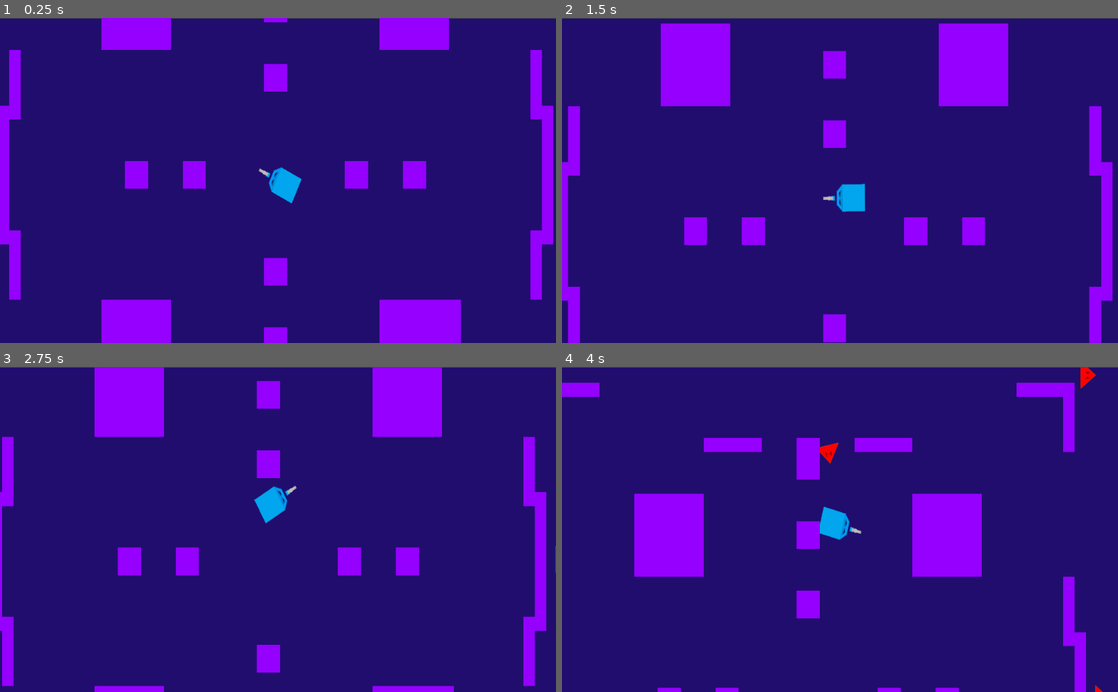
Above: before the commit, frames 1-4 (two rows, left to right).
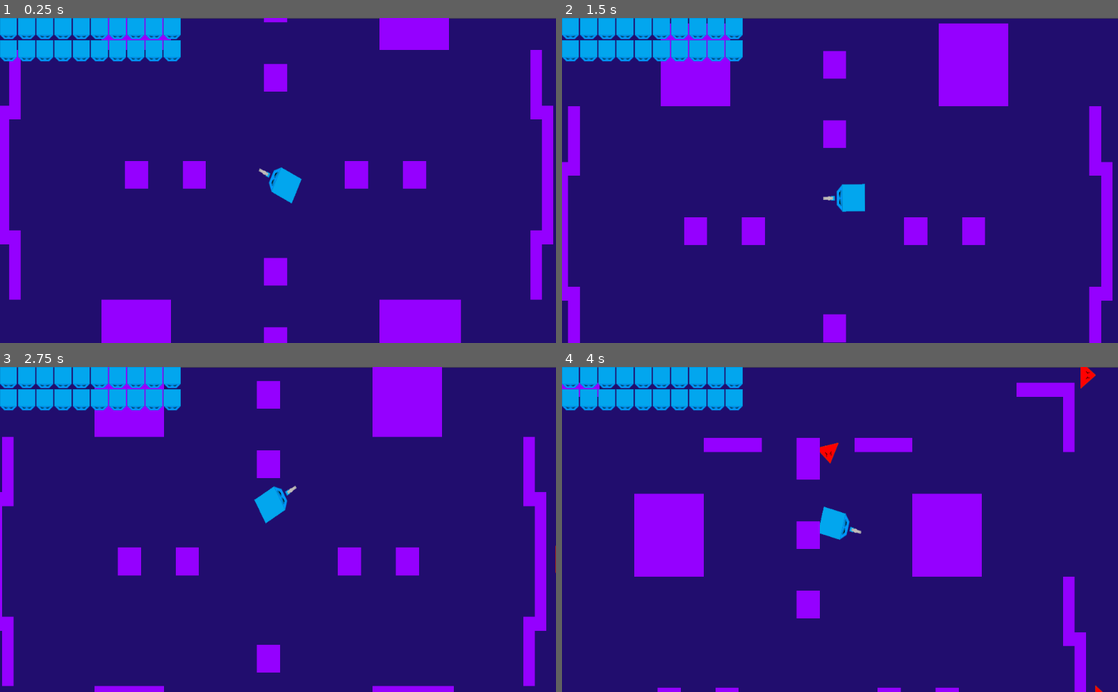
Above: after the commit, the same moments.

Repository: chaco470/CubeCrawler
Game: Godot game, scene res://Assets/Scenes/World.tscn
Same seed, same stepped clock (60 frames per second), same inputs: the game is played once before the commit and once after it.
Inputs (mouse positions are in pixels of both pictures, inside the frame that each line leads up to):
- Up to frame 1 (0.25 s): no input
- Up to frame 2 (1.5 s): tap Enter at 0.5 s; move the mouse to (962, 164) at 0.52 s; press the mouse at (962, 164) at 0.53 s; hold Up (_up) 0.53-1.28 s; move the mouse to (728, 196) at 1.27 s; release the mouse at (728, 196) at 1.28 s; hold Down (_down) from 1.28 s (still down); tap Right (_rigth) at 1.35 s
- Up to frame 3 (2.75 s): move the mouse to (333, 458) at 2.02 s; release Down (_down) at 2.03 s; press the mouse at (333, 458) at 2.03 s; hold Up (_up) from 2.03 s (still down)
- Up to frame 4 (4 s): move the mouse to (812, 594) at 2.77 s; release the mouse at (812, 594) at 2.78 s; tap Right (_rigth) at 2.85 s; move the mouse to (1006, 578) at 3.52 s; release Up (_up) at 3.53 s; press the mouse at (1006, 578) at 3.53 s; hold Left (_left) from 3.53 s (still down)

The runs differ from the first frame. In frame 1, 3.9% of the frame differs, in the area x 0-33%, y 0-14%; in frame 2, 3.9%; in frame 3, 3.9%; in frame 4, 3.9%.

Commit message:
Added UI for health

Diff:
--- a/Assets/Scenes/World.tscn
+++ b/Assets/Scenes/World.tscn
@@ -11,6 +11,8 @@
 [ext_resource path="res://Assets/Scenes/World.gd" type="Script" id=9]
 [ext_resource path="res://Assets/Scenes/Enemy_melee_b.tscn" type="PackedScene" id=10]
 [ext_resource path="res://Assets/Scenes/Enemy_bullet.tscn" type="PackedScene" id=11]
+[ext_resource path="res://GUI/GUI_layer.gd" type="Script" id=12]
+[ext_resource path="res://GUI/LifeTexture.tscn" type="PackedScene" id=13]
 
 [sub_resource type="ConvexPolygonShape2D" id=1]
 points = PoolVector2Array( 32, 32, 0, 32, 0, 0, 32, 0 )
@@ -168,3 +170,16 @@
 
 [node name="Enemy_melee_b" parent="." instance=ExtResource( 10 )]
 position = Vector2( 3886.85, -1926.34 )
+
+[node name="GUI" type="CanvasLayer" parent="."]
+script = ExtResource( 12 )
+heart_scene = ExtResource( 13 )
+
+[node name="HeartsContainer" type="GridContainer" parent="GUI"]
+margin_right = 40.0
+margin_bottom = 40.0
+rect_scale = Vector2( 0.5, 0.5 )
+columns = 10
+__meta__ = {
+"_edit_use_anchors_": false
+}
--- /dev/null
+++ b/GUI/GUI.tscn
@@ -0,0 +1,4 @@
+[gd_scene format=2]
+
+[node name="GUI" type="MarginContainer"]
+anchor_right = 1.0
--- /dev/null
+++ b/GUI/GUI_layer.gd
@@ -0,0 +1,31 @@
+extends CanvasLayer
+
+export (PackedScene) var heart_scene
+
+onready var hearts_container = $HeartsContainer
+
+func _ready():
+	PlayerData.connect("max_health_updated", self, "_on_player_max_health_updated")
+	PlayerData.connect("health_updated", self, "_on_player_health_updated")
+
+func _reset_hearts():
+	var children:Array = hearts_container.get_children()
+	for child in children:
+		hearts_container.remove_child(child)
+		child.queue_free()
+
+func _on_player_max_health_updated(amount:int, current_health:int):
+	_reset_hearts()
+	for i in amount:
+		var new_heart = heart_scene.instance()
+		hearts_container.add_child(new_heart)
+		new_heart.id = i+1
+	_on_player_health_updated(current_health, amount)
+
+func _on_player_health_updated(amount:int, max_health:int):
+	for heart in hearts_container.get_children():
+		heart.update_heart(amount, max_health)
+#	if amount <= 0:
+#		if amount == 0:
+#			_play_gameover_music()
+#		fade_to_black()
--- /dev/null
+++ b/GUI/LifeTexture.gd
@@ -0,0 +1,10 @@
+extends TextureRect
+
+export (Texture) var hearth_full
+export (Texture) var hearth_empty
+
+var id
+
+func update_heart(current_health:int, max_health:int):
+	visible = id <= max_health
+	texture = hearth_full if id <= current_health else hearth_empty
--- /dev/null
+++ b/GUI/LifeTexture.tscn
@@ -0,0 +1,18 @@
+[gd_scene load_steps=4 format=2]
+
+[ext_resource path="res://GUI/LifeTexture.gd" type="Script" id=1]
+[ext_resource path="res://Assets/Images/Cubert_empty-life.png" type="Texture" id=2]
+[ext_resource path="res://Assets/Images/Cubert_full-life.png" type="Texture" id=3]
+
+[node name="LifeTexture" type="TextureRect"]
+anchor_right = 1.0
+anchor_bottom = 1.0
+margin_right = -961.0
+margin_bottom = -522.0
+texture = ExtResource( 3 )
+script = ExtResource( 1 )
+__meta__ = {
+"_edit_use_anchors_": false
+}
+hearth_full = ExtResource( 3 )
+hearth_empty = ExtResource( 2 )
Binary file added: Assets/Images/Cubert_empty-life.png
Not shown, added: Assets/Images/Cubert_empty-life.png.import
Binary file added: Assets/Images/Cubert_full-life.png
Not shown, added: Assets/Images/Cubert_full-life.png.import
Not shown: 1 places in Assets/Scenes/World.tscn that only renumber resources
